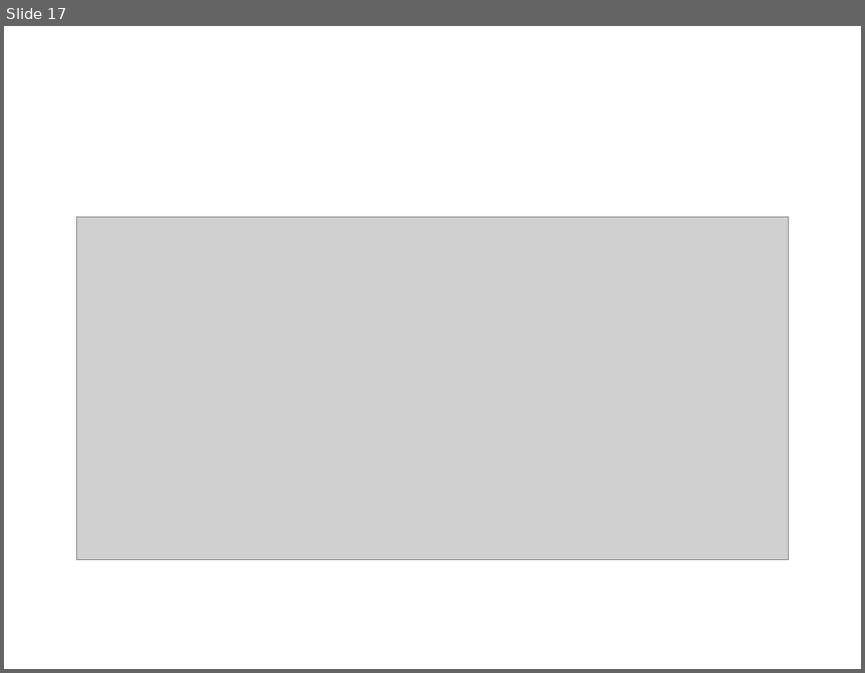
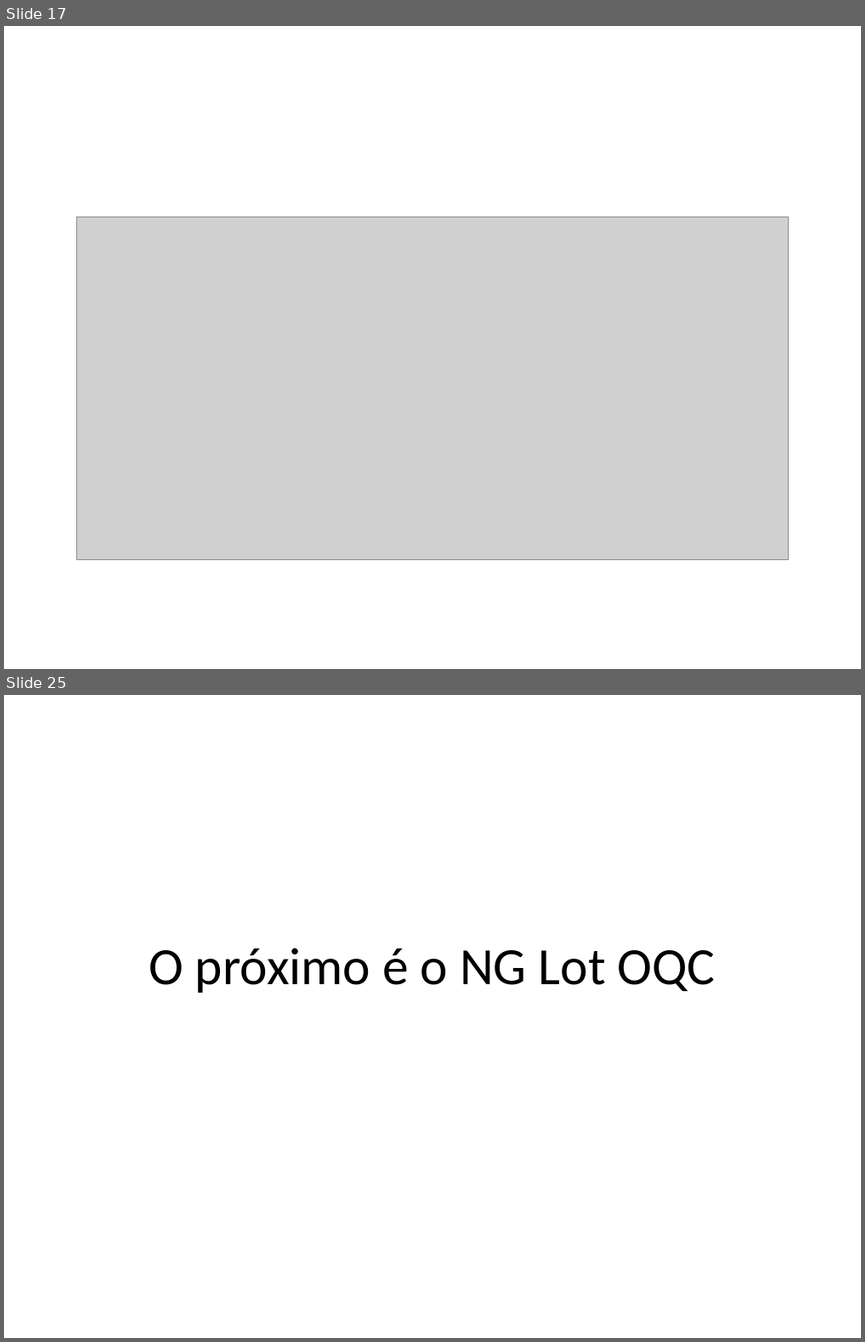
Before and after one commit to AlexTCarvalho/QHI, a slide deck: Treinamento – Escravo do QHI.pptx. Shown one above the other, each under a label of ours: slide 17 before the commit, slides 17 and 25 after it; the slides between them are not shown. The pictures are 865x673 and 865x1342 pixels, drawn with LibreOffice and Linux fonts; fonts in the diff are those of the drawing; grey boxes stand for pictures. Boxes give left, top, right and bottom in pixels: in the first picture for what was removed or moved away, otherwise in the second. Text is boxed around its words. In the diff, an @@ line names an element or a change of style, - is before the commit and + after.

```diff
--- a/Treinamento – Escravo do QHI.pptx
+++ b/Treinamento – Escravo do QHI.pptx
@@ slide 25 added at (4,695,861,1338), background #FFFFFF @@
@@ title added at (148,947,715,993), 44 pt, text #000000 @@
+O próximo é o NG Lot OQC
```
Also in this commit, not shown: 10 slides changed, 4 other slides added.
